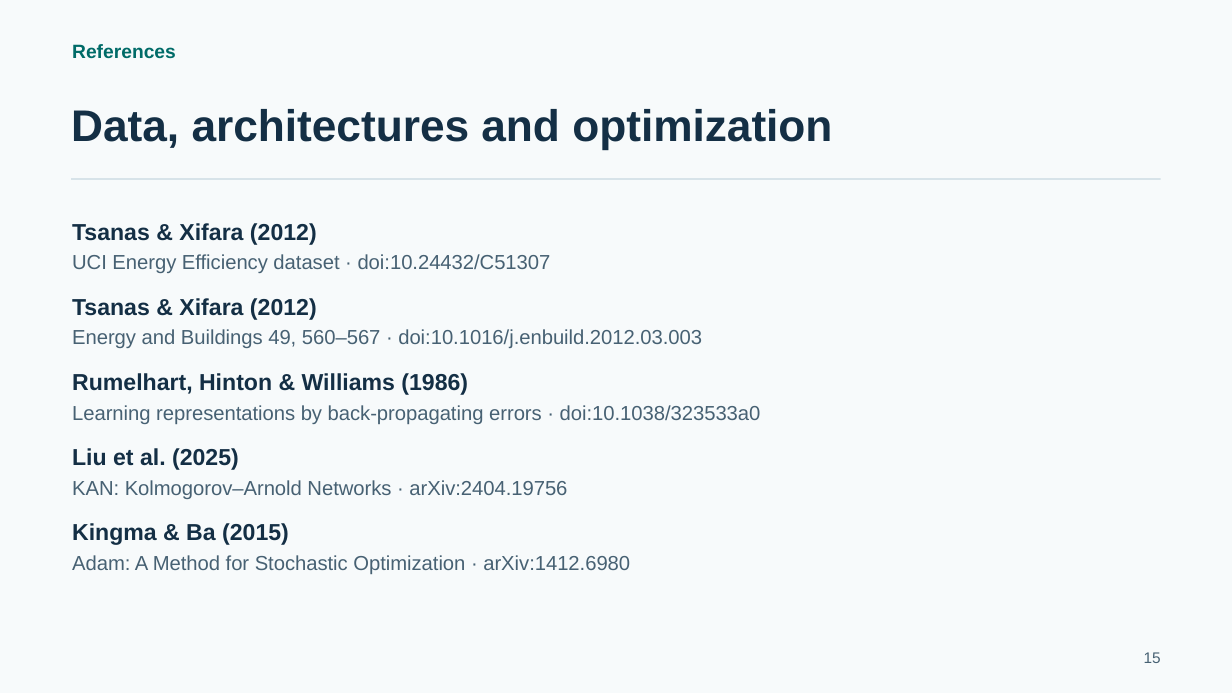
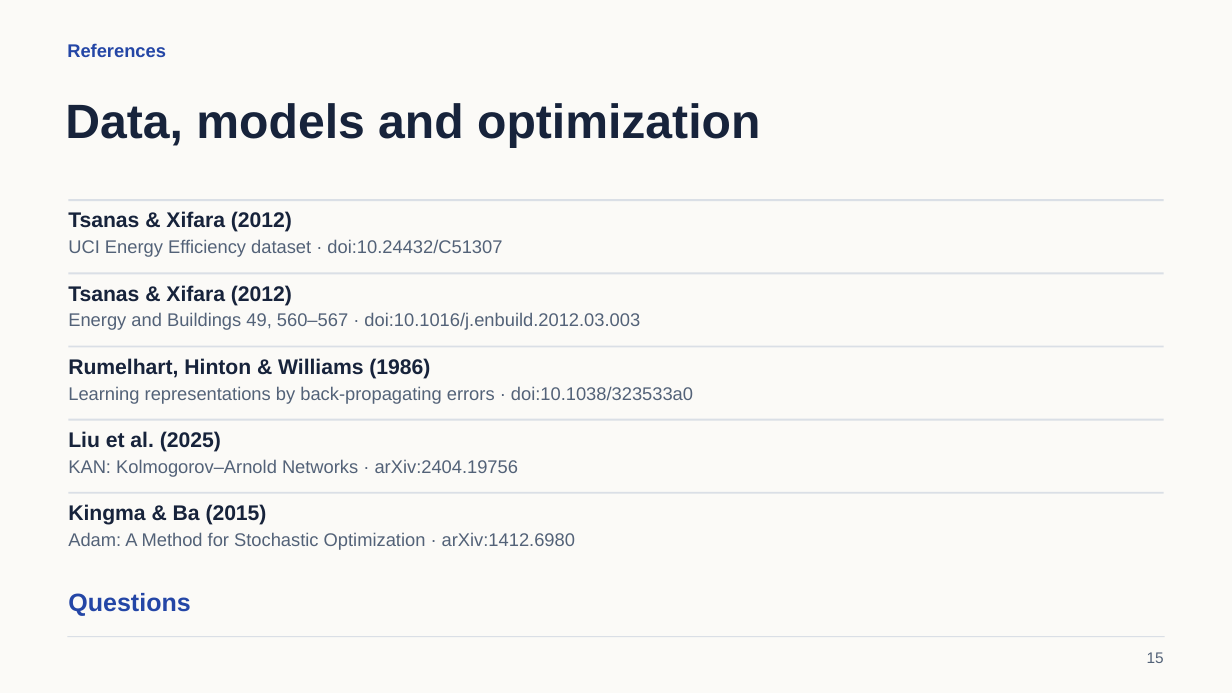
Before and after one commit to wei470/8610-Project, a slide deck: slide 15 of Presentation.pptx. Drawn at 1232x693 pixels with LibreOffice and Linux fonts; fonts in the diff are those of the drawing. Boxes give left, top, right and bottom in pixels: in the first picture for what was removed or moved away, otherwise in the second. Text is boxed around its words. In the diff, an @@ line names an element or a change of style, - is before the commit and + after.

```diff
--- a/Presentation.pptx
+++ b/Presentation.pptx
@@ background #F7FAFB to #FBFAF7 @@
@@ text "References" at <box>67,43,166,57</box>: size 15 to 14.2 pt, text colour #006B68 to #2446A6 @@
@@ text at <box>65,103,760,148</box>: text changed; size 34.5 to 37.5 pt; text colour #142F45 to #17233B @@
-Data, architectures and optimization
+Data, models and optimization
@@ text "Tsanas & Xifara (2012)": place and size @@
-text "Tsanas & Xifara (2012)" at <box>72,223,317,245</box>
+text "Tsanas & Xifara (2012)" at <box>68,211,292,232</box>
@@ rectangle added at <box>68,200,1164,201</box>, fill #DADFE6 @@
@@ text "UCI Energy Efficiency dataset · ...": place and size @@
-text "UCI Energy Efficiency dataset · ..." at <box>72,254,551,273</box>
+text "UCI Energy Efficiency dataset · ..." at <box>68,239,502,257</box>
@@ text "Tsanas & Xifara (2012)": place and size @@
-text "Tsanas & Xifara (2012)" at <box>72,298,317,320</box>
+text "Tsanas & Xifara (2012)" at <box>68,285,292,306</box>
@@ rectangle added at <box>68,273,1164,274</box>, fill #DADFE6 @@
@@ text "Energy and Buildings 49, 560–567 ...": place and size @@
-text "Energy and Buildings 49, 560–567 ..." at <box>72,329,702,348</box>
+text "Energy and Buildings 49, 560–567 ..." at <box>68,312,640,330</box>
@@ text "Rumelhart, Hinton & Williams (1986)": place and size @@
-text "Rumelhart, Hinton & Williams (1986)" at <box>72,373,468,395</box>
+text "Rumelhart, Hinton & Williams (1986)" at <box>68,358,430,379</box>
@@ rectangle added at <box>68,346,1164,348</box>, fill #DADFE6 @@
@@ text "Learning representations by back-propagating errors ...": place and size @@
-text "Learning representations by back-propagating errors ..." at <box>72,405,761,424</box>
+text "Learning representations by back-propagating errors ..." at <box>68,386,693,403</box>
@@ rectangle added at <box>68,419,1164,421</box>, fill #DADFE6 @@
@@ text "Liu et al. (2025)": place and size @@
-text "Liu et al. (2025)" at <box>72,448,239,470</box>
+text "Liu et al. (2025)" at <box>68,431,221,452</box>
@@ text "KAN: Kolmogorov–Arnold Networks · arXiv:2404.19756": place and size @@
-text "KAN: Kolmogorov–Arnold Networks · arXiv:2404.19756" at <box>72,480,567,499</box>
+text "KAN: Kolmogorov–Arnold Networks · arXiv:2404.19756" at <box>68,459,519,477</box>
@@ size 18 to 16.5 pt, text colour #142F45 to #17233B in 5 elements at <box>68,211,292,232</box>, <box>68,285,292,306</box>, <box>68,358,430,379</box>, <box>68,431,221,452</box>, <box>68,504,267,525</box> @@
@@ text "Kingma & Ba (2015)": place and size @@
-text "Kingma & Ba (2015)" at <box>72,523,289,545</box>
+text "Kingma & Ba (2015)" at <box>68,504,267,525</box>
@@ rectangle added at <box>68,492,1164,494</box>, fill #DADFE6 @@
@@ size 15.8 to 14.2 pt, text colour #476173 to #536278 in 5 elements at <box>68,239,502,257</box>, <box>68,312,640,330</box>, <box>68,386,693,403</box>, <box>68,459,519,477</box>, <box>68,532,575,550</box> @@
@@ text "Adam: A Method for Stochastic ...": place and size @@
-text "Adam: A Method for Stochastic ..." at <box>72,555,630,574</box>
+text "Adam: A Method for Stochastic ..." at <box>68,532,575,550</box>
@@ text added at <box>68,593,190,616</box>, 19.5 pt, text #2446A6, bold @@
+Questions
@@ rectangle: place and size @@
-rectangle at <box>71,178,1161,180</box>
+rectangle at <box>67,637,1165,638</box>
@@ rectangle at <box>67,637,1165,638</box>: fill #D7E3E9 to #DADFE6 @@
@@ text "15" at <box>1147,652,1164,663</box>: text colour #476173 to #536278 @@
```
Also in this commit, not shown: 9 other slides changed, 5 slides added, 5 slides removed.
